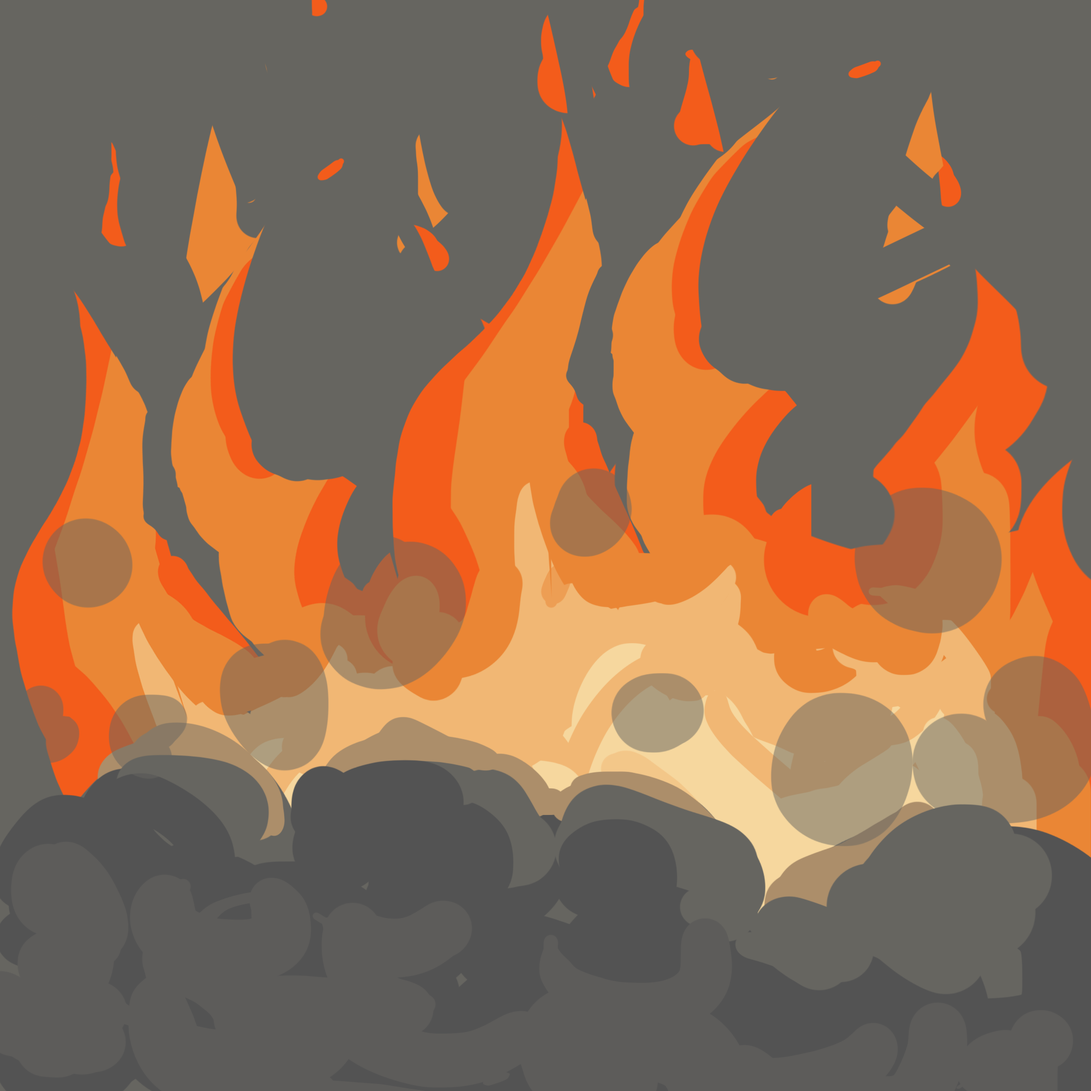
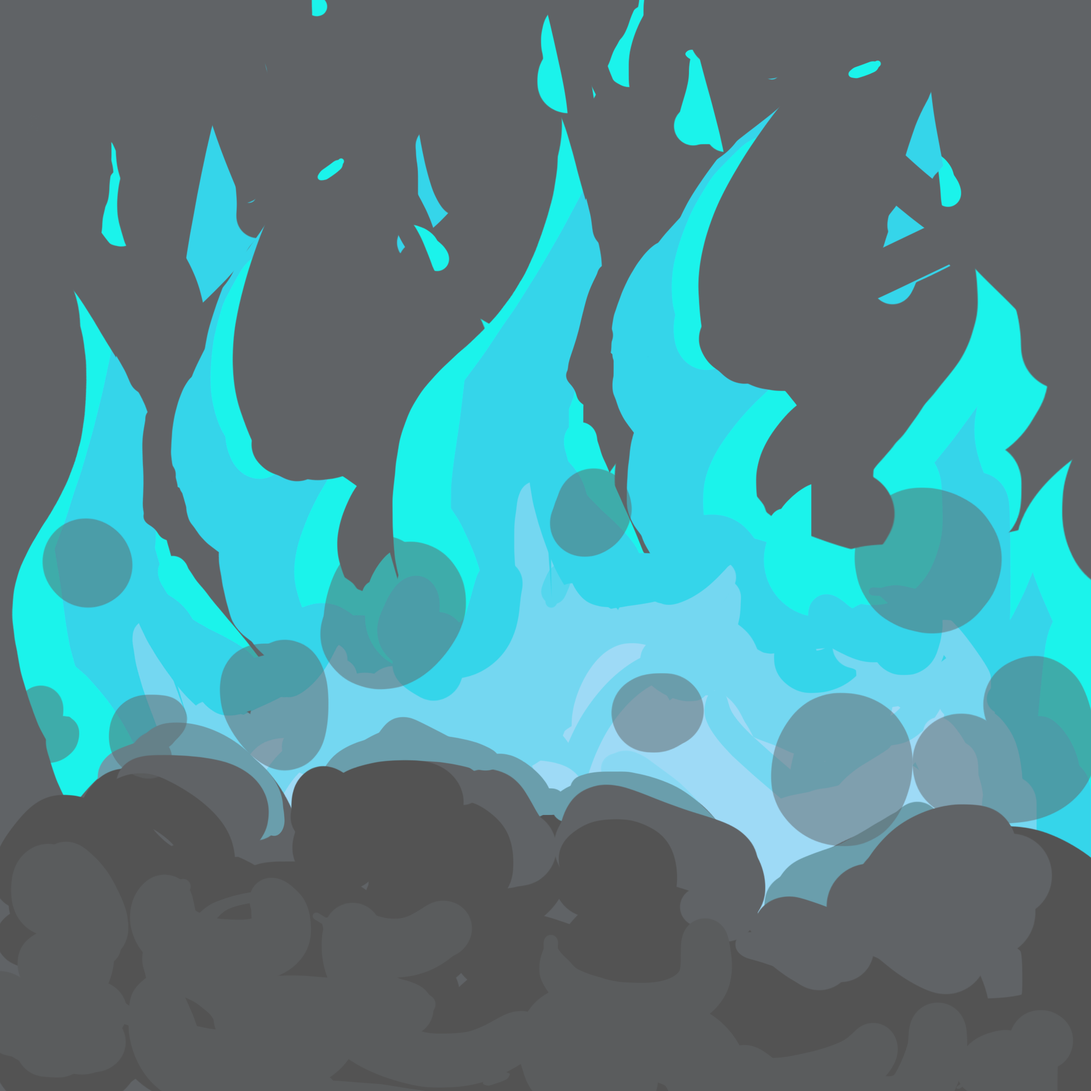
Layers edited between the first and the second 1091px x 1091px image:
pixels changed over (0, 0, 1091, 1091) (layer not identified)
